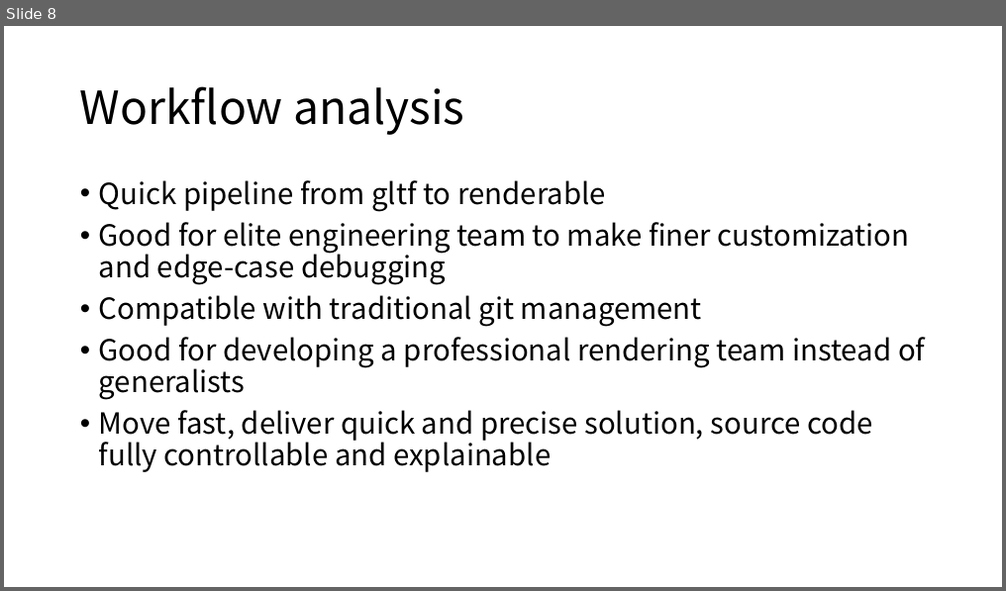
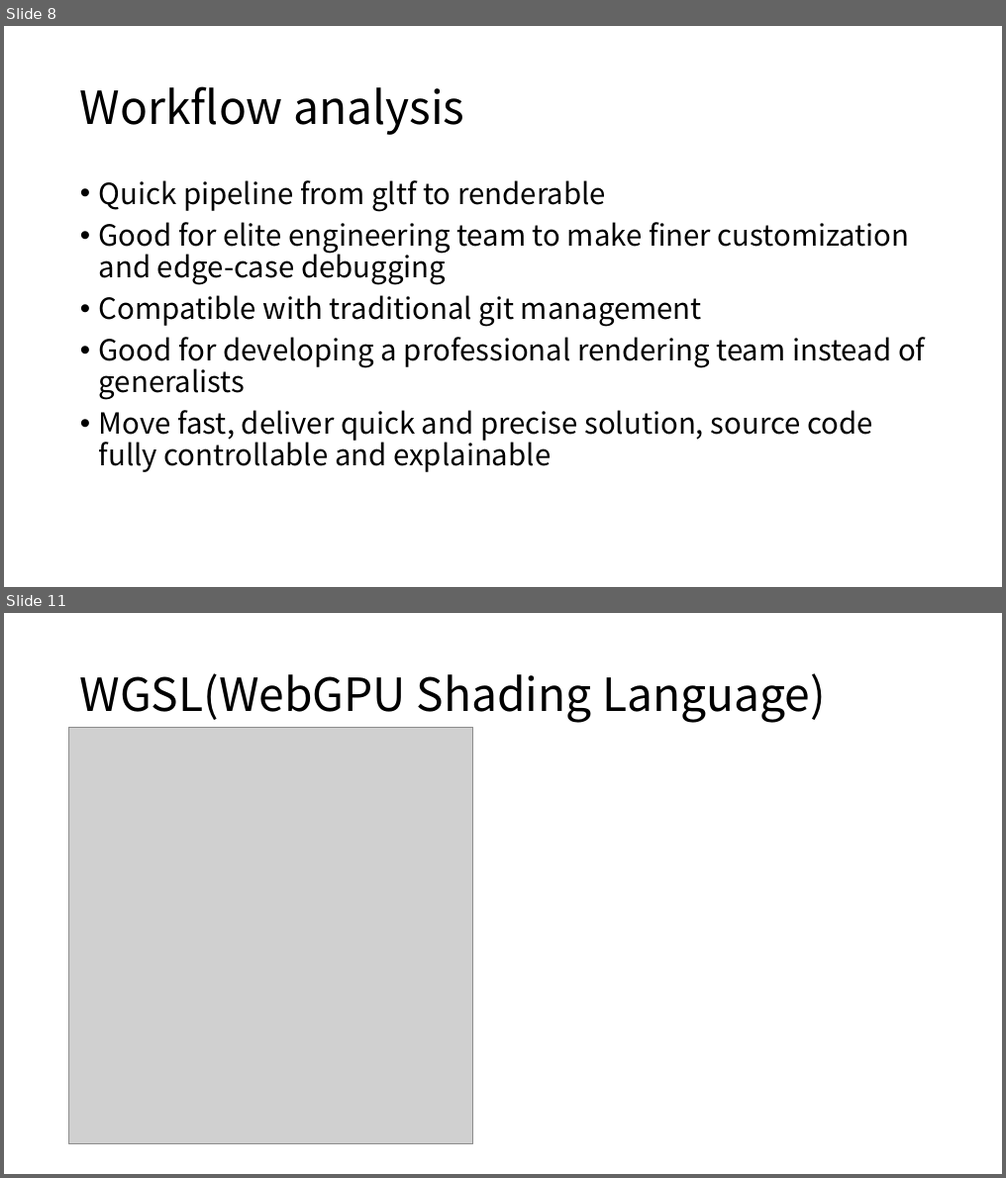
Before and after one commit to boycececil666gmailcom/webgpu-renderer, a slide deck: WebGPU Renderer.pptx. Shown one above the other, each under a label of ours: slide 8 before the commit, slides 8 and 11 after it; the slides between them are not shown. The pictures are 1006x591 and 1006x1178 pixels, drawn with LibreOffice and Linux fonts; fonts in the diff are those of the drawing; grey boxes stand for pictures. Boxes give left, top, right and bottom in pixels: in the first picture for what was removed or moved away, otherwise in the second. Text is boxed around its words. In the diff, an @@ line names an element or a change of style, - is before the commit and + after.

```diff
--- a/WebGPU Renderer.pptx
+++ b/WebGPU Renderer.pptx
@@ slide 11 added at bbox=[4, 613, 1002, 1174], background #FFFFFF @@
@@ title added at bbox=[80, 673, 826, 723], 44 pt, text #000000 @@
+WGSL(WebGPU Shading Language)
@@ picture added at bbox=[68, 727, 472, 1145] @@
```
Also in this commit, not shown: 8 slides changed, 3 other slides added, 1 slide removed, 40 other files.
